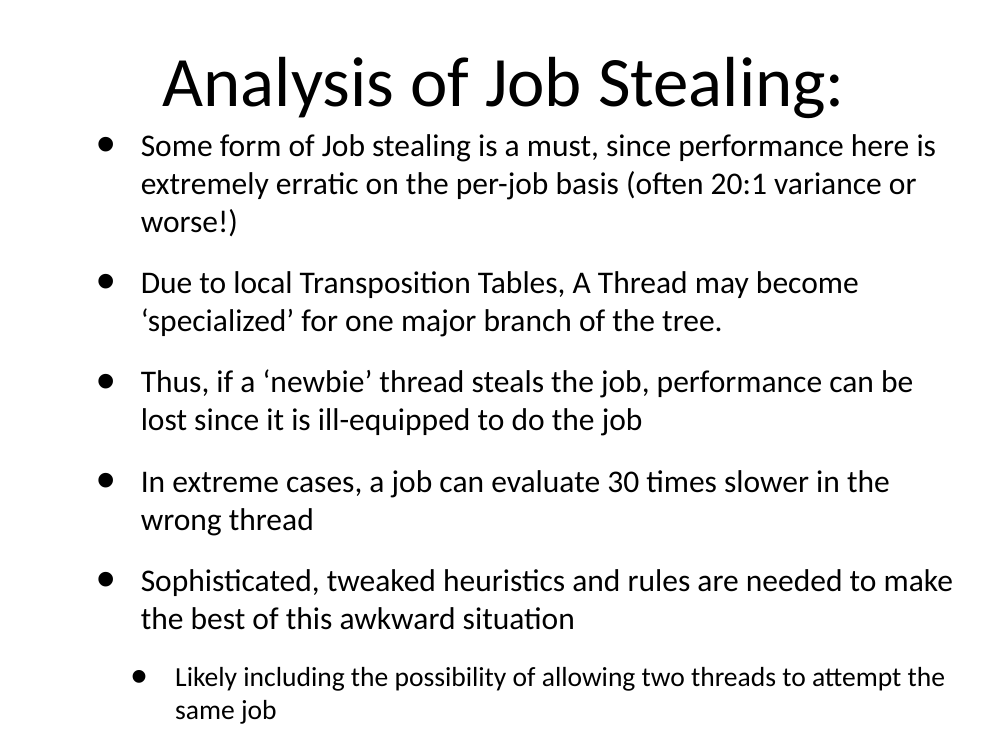
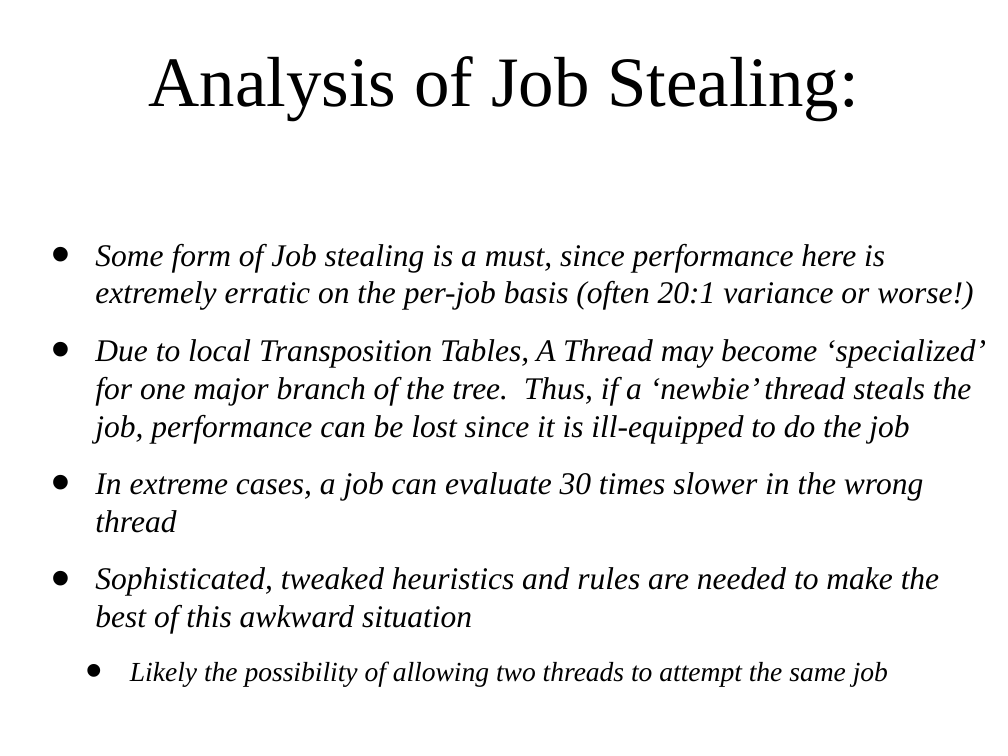
Before and after one commit to amod0017/rit-othello, a slide deck: slide 34 of Othello/other/Othello-Presentation-2.ppt (slide 31 before the commit). Drawn at 1008x756 pixels with LibreOffice and Linux fonts; fonts in the diff are those of the drawing; background and template pictures are left out. Boxes give left, top, right and bottom in pixels: in the first picture for what was removed or moved away, otherwise in the second. Text is boxed around its words. In the diff, an @@ line names an element or a change of style, - is before the commit and + after.

Commit message:
- Merged Presentations - Added Styling (I still have the original if it looks weird on a PPT)

```diff
--- a/Othello/other/Othello-Presentation-2.ppt
+++ b/Othello/other/Othello-Presentation-2.ppt
@@ title "Analysis of Job Stealing:" at box(149, 56, 859, 119): font Calibri to Times New Roman @@
@@ text "Some form of Job stealing ...": place and size @@
-text "Some form of Job stealing ..." at box(141, 134, 953, 724)
+text "Some form of Job stealing ..." at box(95, 243, 986, 687)
@@ text at box(95, 243, 973, 634): font Calibri to Times New Roman, italic on in "Some form of Job stealing is a ...", "In extreme cases, a job can evaluate ...", "Sophisticated, tweaked heuristics and rules are needed ..."; less space between paragraphs @@
@@ text at box(95, 339, 986, 443): text changed; font Calibri to Times New Roman; italic on @@
-  • Due to local Transposition Tables, A Thread may become ‘specialized’ for one major branch of the tree.
-  • Thus, if a ‘newbie’ thread steals the job, performance can be lost since it is ill-equipped to do the job
+  • Due to local Transposition Tables, A Thread may become ‘specialized’ for one major branch of the tree. Thus, if a ‘newbie’ thread steals the job, performance can be lost since it is ill-equipped to do the job
@@ text at box(130, 662, 888, 687): text changed; font Calibri to Times New Roman; italic on @@
-    • Likely including the possibility of allowing two threads to attempt the same job
+    • Likely the possibility of allowing two threads to attempt the same job
```
Also in this commit, not shown: 30 other slides changed, 8 slides added, 5 slides removed.
